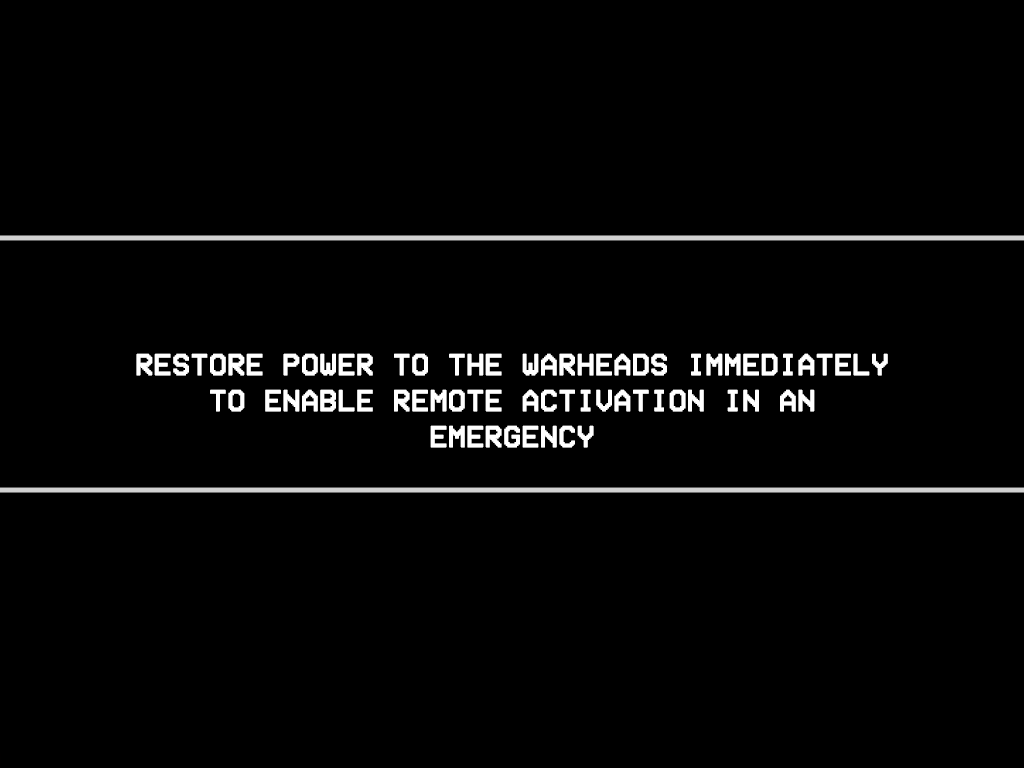
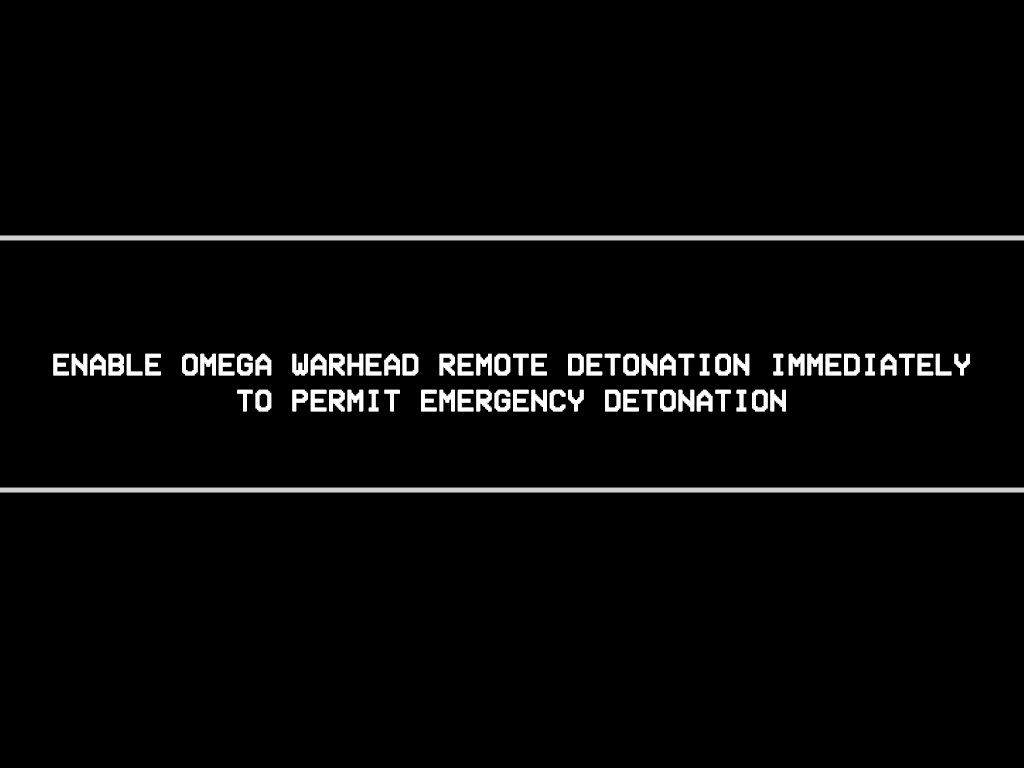
Two versions of the same layered image (w=1024, h=768). Layer-by-layer changes:
renamed "WARNING! CONTAINMENT BREACH! RESTORE POWER TO THE WARHEADS IMM" to "WARNING! CONTAINMENT BREACH! ENABLE OMEGA WARHEAD REMOTE DETON", painted on it over box(53, 353, 970, 448)
